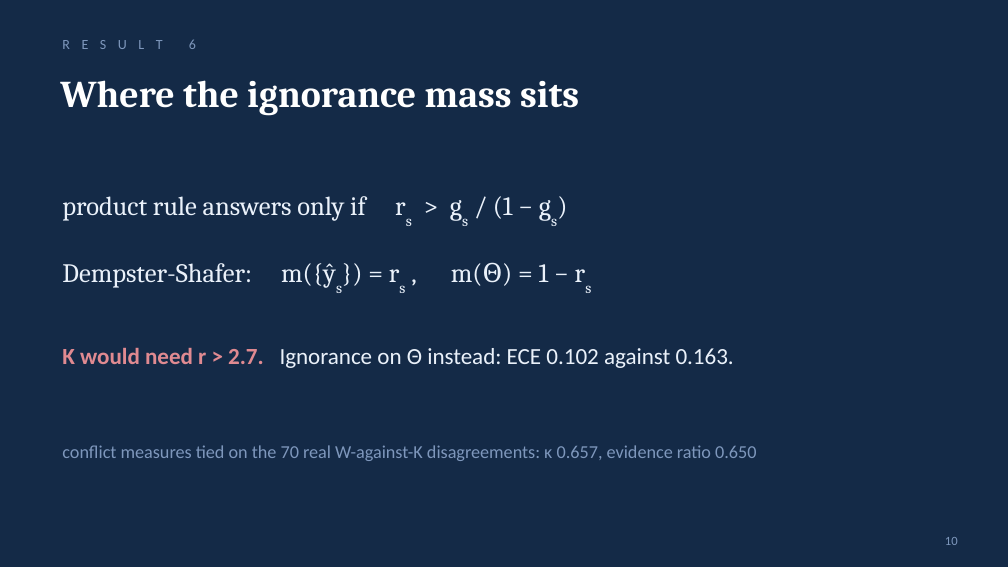
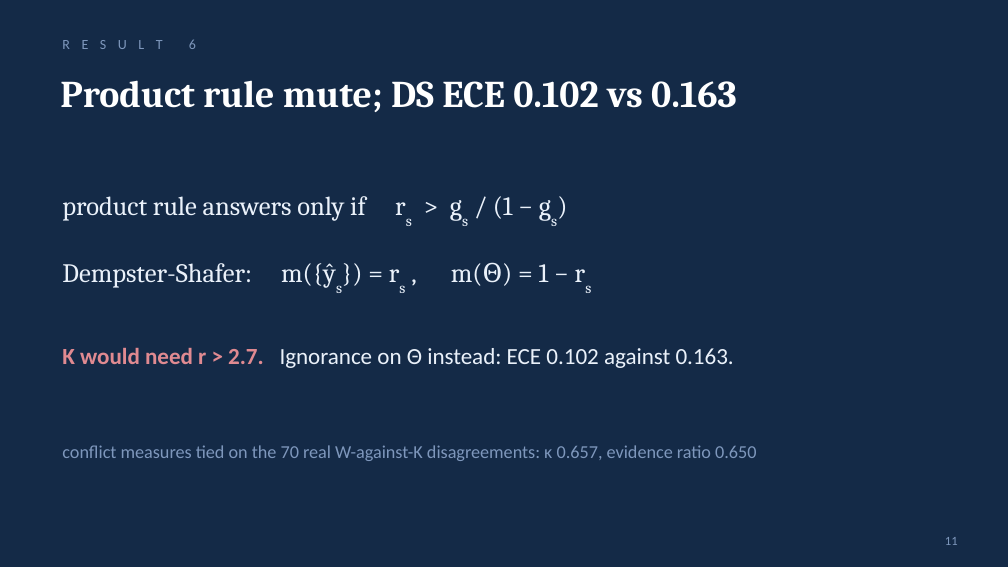
Before and after one commit to shecode-hue/knowing-where-not-to-look, a slide deck: slide 11 of presentation/knowing_where_not_to_look.pptx (slide 10 before the commit). Drawn at 1008x567 pixels with LibreOffice and Linux fonts; fonts in the diff are those of the drawing. Boxes give left, top, right and bottom in pixels: in the first picture for what was removed or moved away, otherwise in the second. Text is boxed around its words. In the diff, an @@ line names an element or a change of style, - is before the commit and + after.

```diff
--- a/presentation/knowing_where_not_to_look.pptx
+++ b/presentation/knowing_where_not_to_look.pptx
@@ text at (60, 80, 737, 112): text changed @@
-Where the ignorance mass sits
+Product rule mute; DS ECE 0.102 vs 0.163
@@ page number at (945, 537, 958, 545): text changed @@
-10
+11
```
Also in this commit, not shown: 5 other slides changed, 1 slide added, 1 other file.
